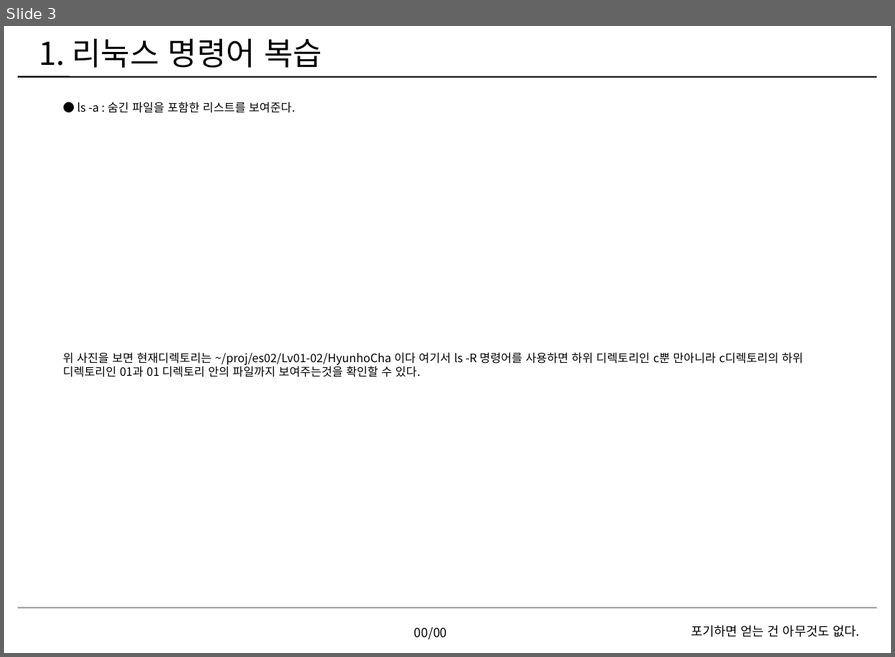
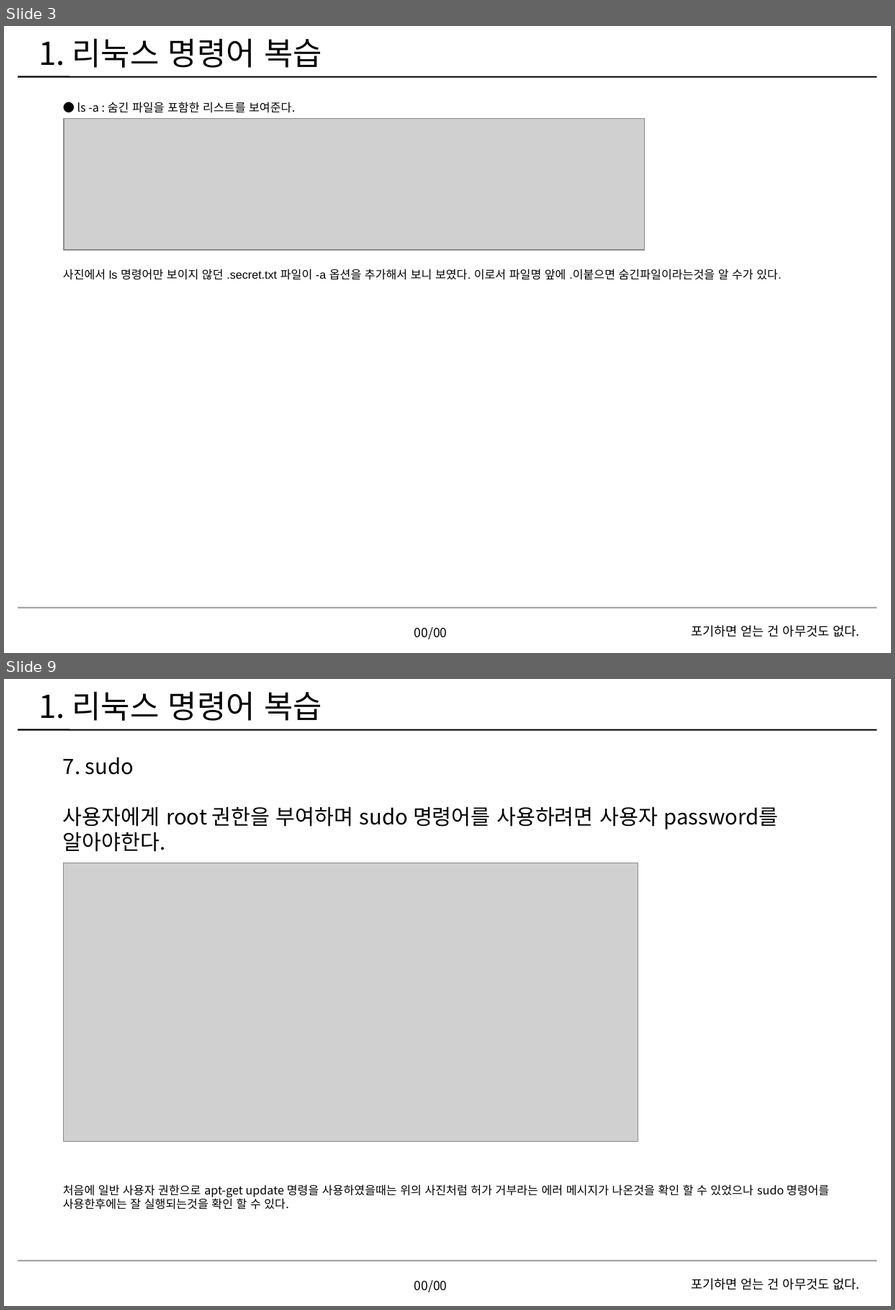
Before and after one commit to EmbeddedSchoolRepo/Lv01-02, a slide deck: HyunhoCha/homework/c/01/차현호1회차숙제.pptx. Shown one above the other, each under a label of ours: slide 3 before the commit, slides 3 and 9 after it; the slides between them are not shown. The pictures are 895x657 and 895x1310 pixels, drawn with LibreOffice and Linux fonts; fonts in the diff are those of the drawing; grey boxes stand for pictures; background and template pictures are left out. Boxes give left, top, right and bottom in pixels: in the first picture for what was removed or moved away, otherwise in the second. Text is boxed around its words. In the diff, an @@ line names an element or a change of style, - is before the commit and + after.

```diff
--- a/HyunhoCha/homework/c/01/차현호1회차숙제.pptx
+++ b/HyunhoCha/homework/c/01/차현호1회차숙제.pptx
@@ slide 9 added at box(4, 679, 891, 1306), background #FFFFFF; not listed: 3 template elements that a slide beside it also shows @@
@@ text added at box(39, 691, 322, 721), 30 pt, text #000000 @@
+1. 리눅스 명령어 복습
@@ text added at box(63, 757, 829, 1210), 11 pt, text #000000 @@
+7. sudo
+사용자에게 root 권한을 부여하며 sudo 명령어를 사용하려면 사용자 password를 알아야한다.
+처음에 일반 사용자 권한으로 apt-get update 명령을 사용하였을때는 위의 사진처럼 허가 거부라는 에러 메시지가 나온것을 확인 할 수 있었으나 sudo 명령어를 사용한후에는 잘 실행되는것을 확인 할 수 있다.
@@ picture added at box(64, 863, 638, 1143) @@
@@ text added at box(414, 1280, 448, 1292), 12 pt, text #000000 @@
+00/00
@@ slide 3 changed as well @@
@@ picture added at box(64, 119, 646, 250) @@
@@ text at box(63, 269, 781, 280): text changed; font Noto Sans CJK KR to Arial @@
-위 사진을 보면 현재디렉토리는 ~/proj/es02/Lv01-02/HyunhoCha 이다 여기서 ls -R 명령어를 사용하면 하위 디렉토리인 c뿐 만아니라 c디렉토리의 하위 디렉토리인 01과 01 디렉토리 안의 파일까지 보여주는것을 확인할 수 있다.
+사진에서 ls 명령어만 보이지 않던 .secret.txt 파일이 -a 옵션을 추가해서 보니 보였다. 이로서 파일명 앞에 .이붙으면 숨긴파일이라는것을 알 수가 있다.
```
Also in this commit, not shown: 9 other slides added, 1 slide removed.
